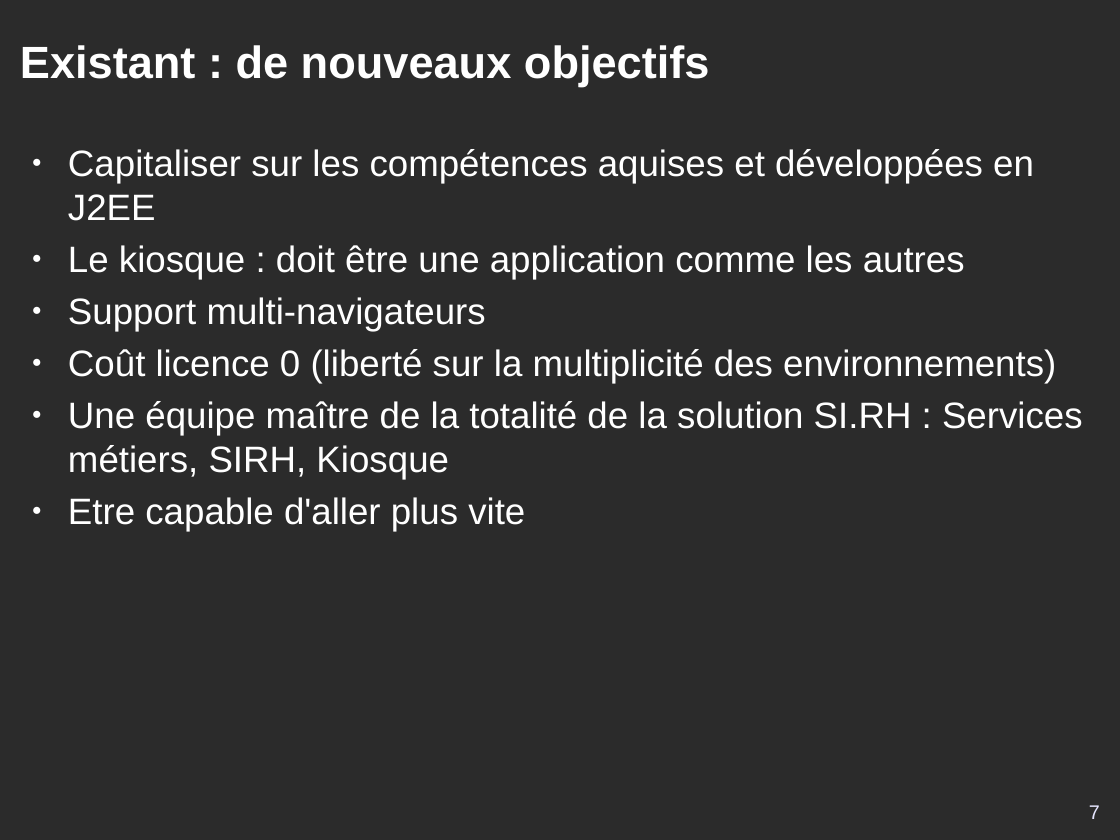
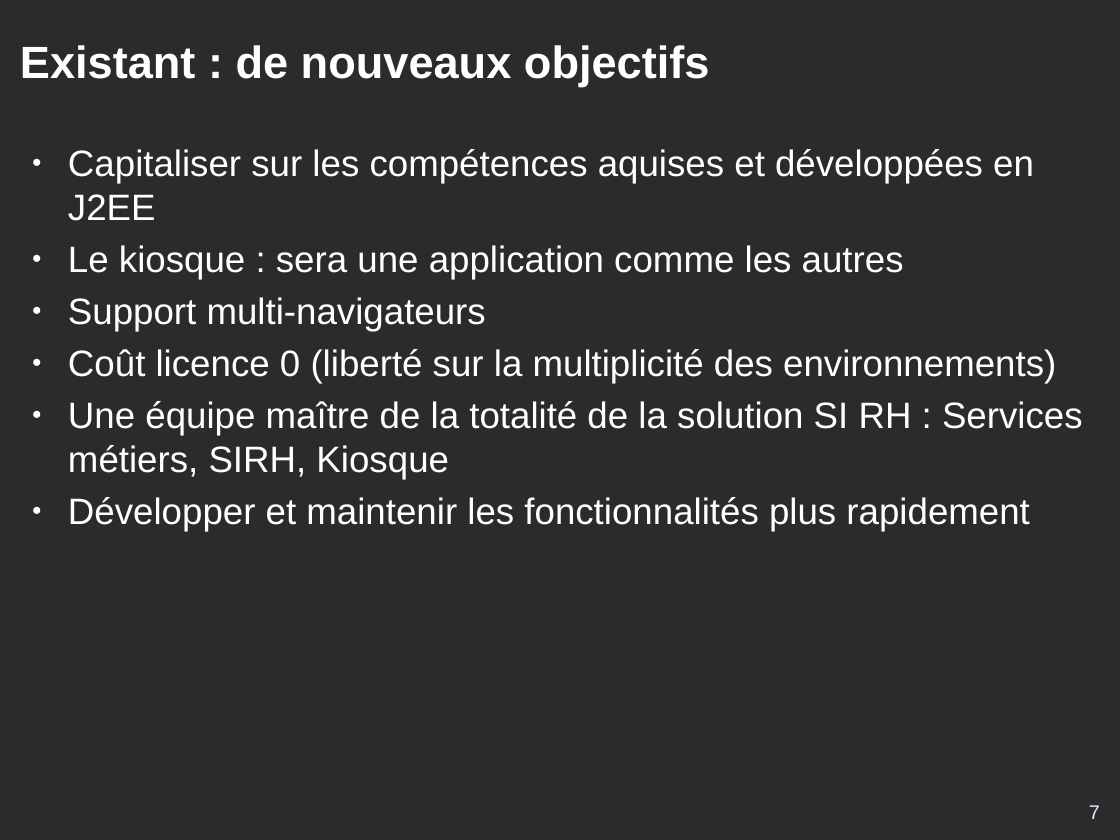
Before and after one commit to DSI-Ville-Noumea/sirh-kiosque-j2ee-old, a slide deck: slide 7 of src/site/resources/Kiosque_RH_J2EE_11021.odp. Drawn at 1120x840 pixels with LibreOffice and Linux fonts; fonts in the diff are those of the drawing; background and template pictures are left out; a plain dark background stands for a picture behind light text. Boxes give left, top, right and bottom in pixels: in the first picture for what was removed or moved away, otherwise in the second. Text is boxed around its words. In the diff, an @@ line names an element or a change of style, - is before the commit and + after.

```diff
--- a/src/site/resources/Kiosque_RH_J2EE_11021.odp
+++ b/src/site/resources/Kiosque_RH_J2EE_11021.odp
@@ text at [68, 245, 904, 279]: text changed @@
-● Le kiosque : doit être une application comme les autres
+● Le kiosque : sera une application comme les autres
@@ text at [68, 401, 1083, 532]: text changed @@
-● Une équipe maître de la totalité de la solution SI.RH : Services métiers, SIRH, Kiosque
-● Etre capable d'aller plus vite
+● Une équipe maître de la totalité de la solution SI RH : Services métiers, SIRH, Kiosque
+● Développer et maintenir les fonctionnalités plus rapidement
```
Also in this commit, not shown: 10 other slides changed.
